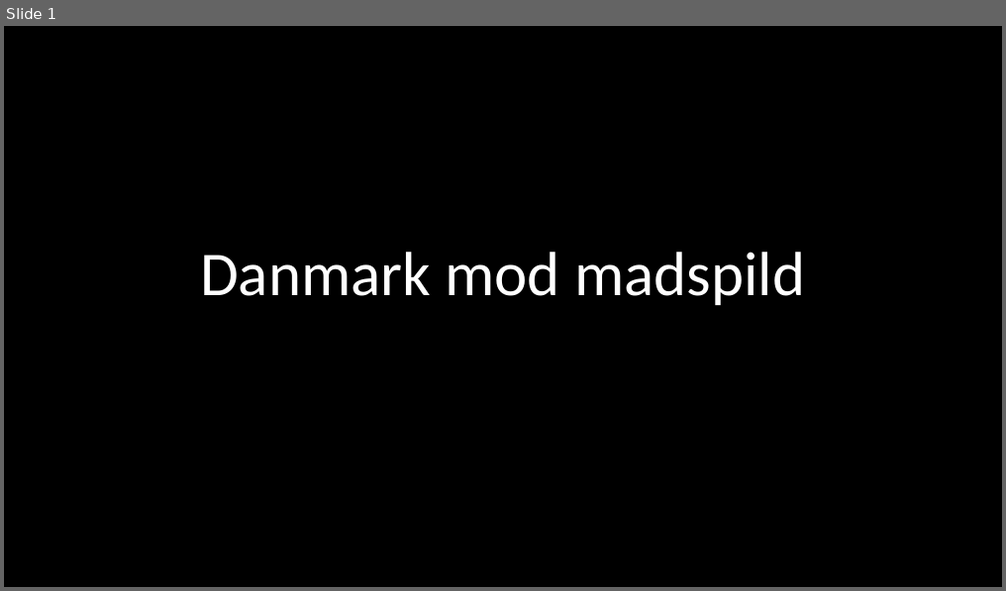
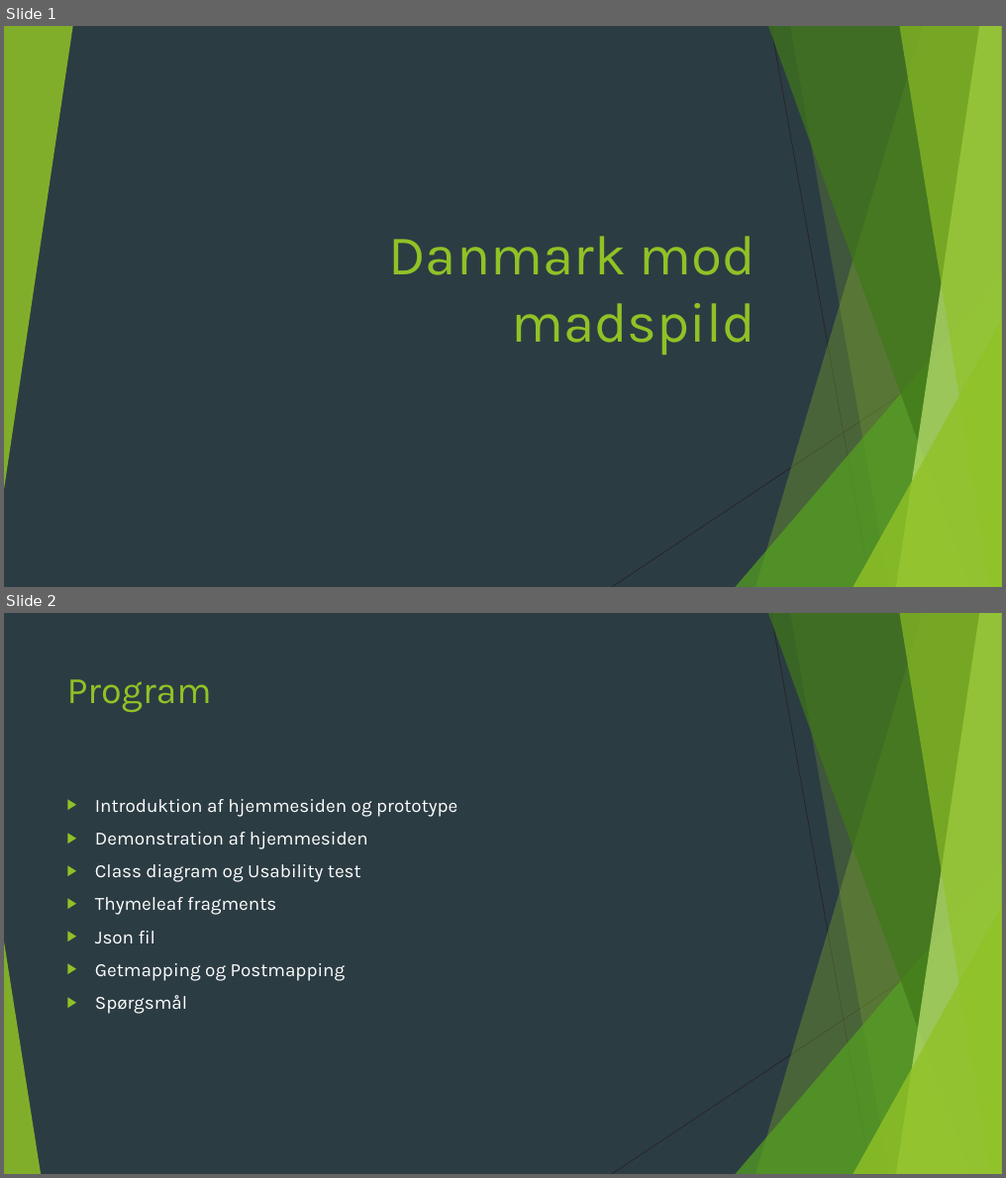
Before and after one commit to MatiasStorm/Madspild, a slide deck: Danmark mod madspild.pptx. Shown one above the other, each under a label of ours: slide 1 before the commit, slides 1 and 2 after it. The pictures are 1006x591 and 1006x1178 pixels, drawn with LibreOffice and Linux fonts; fonts in the diff are those of the drawing. Boxes give left, top, right and bottom in pixels: in the first picture for what was removed or moved away, otherwise in the second. Text is boxed around its words. In the diff, an @@ line names an element or a change of style, - is before the commit and + after.

```diff
--- a/Danmark mod madspild.pptx
+++ b/Danmark mod madspild.pptx
@@ slide 2 added at box(4, 613, 1002, 1174), background #2C3C43; not listed: 9 template elements that a slide beside it also shows @@
@@ title added at box(67, 679, 212, 712), 36 pt, text #90C226 @@
+Program
@@ text added at box(95, 799, 457, 1014), 18 pt, text #FFFFFF @@
+▶ Introduktion af hjemmesiden og prototype
+▶ Demonstration af hjemmesiden
+▶ Class diagram og Usability test
+▶ Thymeleaf fragments
+▶ Json fil
+▶ Getmapping og Postmapping
+▶ Spørgsmål
@@ triangle added at box(4, 942, 41, 1174), fill #90C226 at 85% opacity @@
@@ slide 1 changed as well @@
@@ background #000000 to #2C3C43 @@
@@ group added at box(4, 26, 1002, 587): 5 freeform shapes, 3 triangles, 2 lines @@
@@ title "Danmark mod madspild": place and size @@
-title "Danmark mod madspild" at box(200, 252, 805, 305)
+title "Danmark mod madspild" at box(389, 236, 755, 356)
@@ title "Danmark mod madspild" at box(389, 236, 755, 356): size 60 to 54 pt, font Calibri to Karla, text colour #FFFFFF to #90C226; alignment centre to right; line spacing 0.9 to 1 @@
```
Also in this commit, not shown: 3 other slides changed, 4 other slides added, 20 other files.
